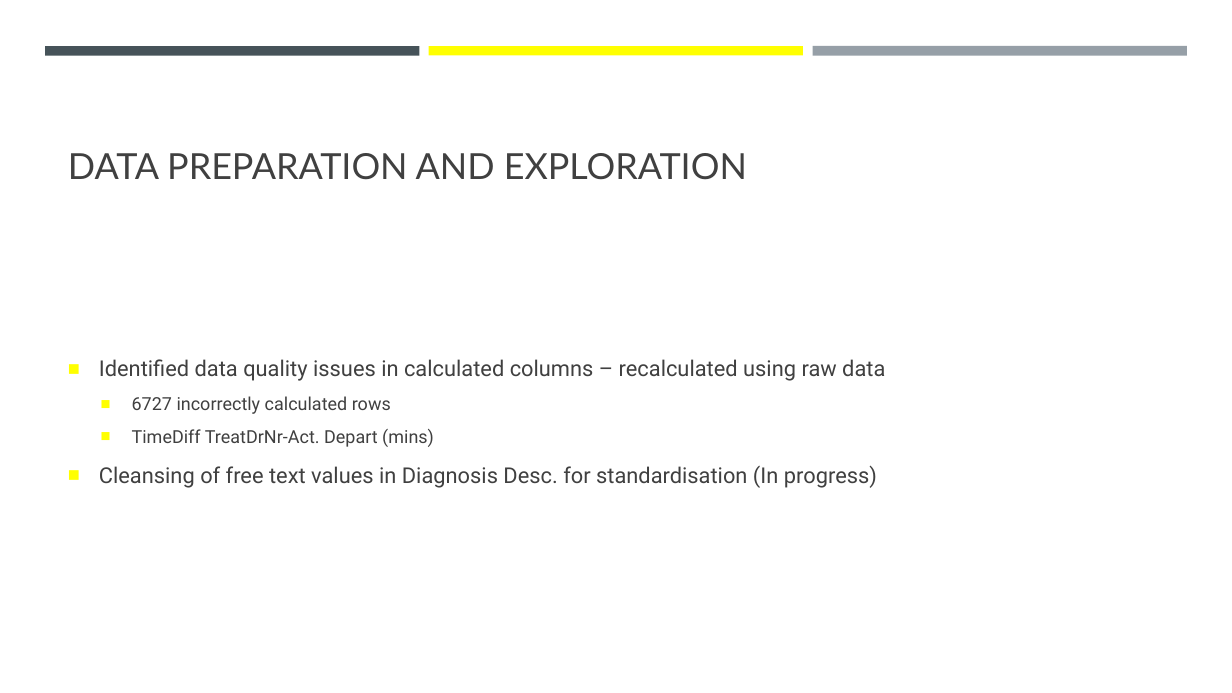
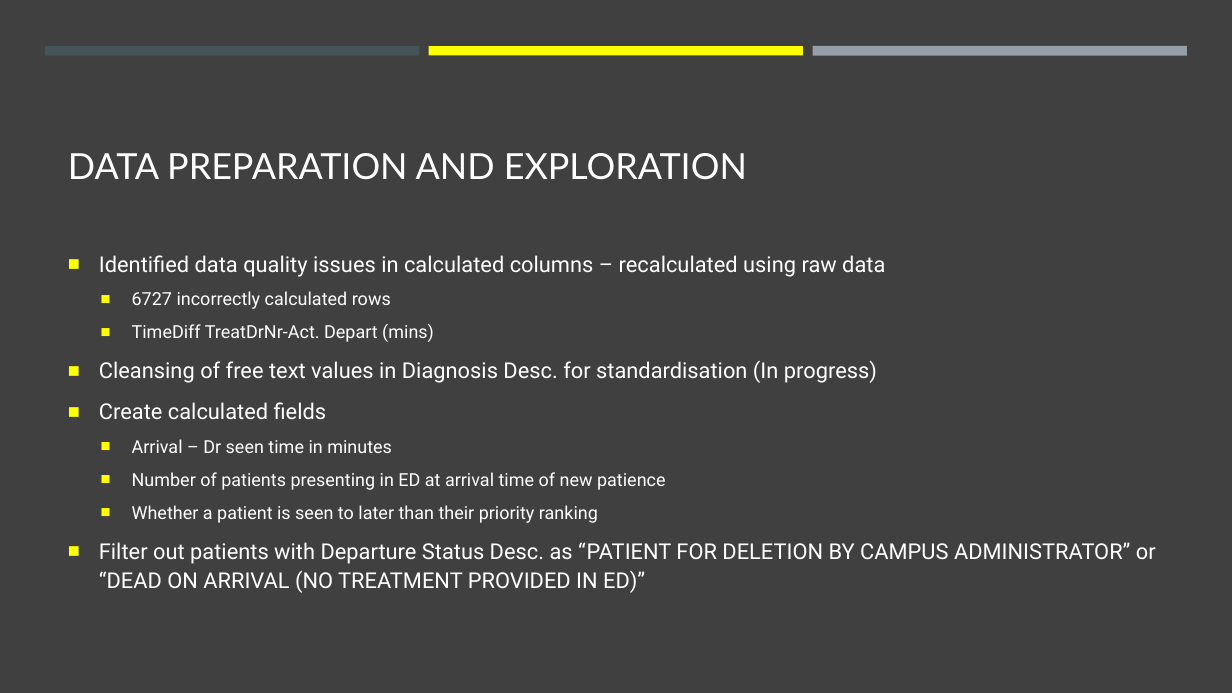
Before and after one commit to jasonnguyen3697/EY_DataChallenge, a slide deck: slide 4 of stuff.pptx (slide 2 before the commit). Drawn at 1232x693 pixels with LibreOffice and Linux fonts; fonts in the diff are those of the drawing. Boxes give left, top, right and bottom in pixels: in the first picture for what was removed or moved away, otherwise in the second. Text is boxed around its words. In the diff, an @@ line names an element or a change of style, - is before the commit and + after.

Commit message:
ppt

```diff
--- a/stuff.pptx
+++ b/stuff.pptx
@@ background #FFFFFF to #404040 @@
@@ title "DATA PREPARATION AND EXPLORATION" at (68, 153, 747, 180): text colour #404040 to #FFFFFF @@
@@ text at (99, 255, 885, 383): text colour #404040 to #FFFFFF in "Identified data quality issues in calculated columns ...", "6727 incorrectly calculated rows", "TimeDiff TreatDrNr-Act. Depart (mins)", "Cleansing of free text values in Diagnosis ..." @@
@@ text at (99, 402, 1156, 593): paragraphs added @@
+■ Create calculated fields
+  ■ Arrival – Dr seen time in minutes
+  ■ Number of patients presenting in ED at arrival time of new patience
+  ■ Whether a patient is seen to later than their priority ranking
+■ Filter out patients with Departure Status Desc. as “PATIENT FOR DELETION BY CAMPUS ADMINISTRATOR” or “DEAD ON ARRIVAL (NO TREATMENT PROVIDED IN ED)”
```
Also in this commit, not shown: 2 other slides changed, 8 slides added, 1 slide removed.
